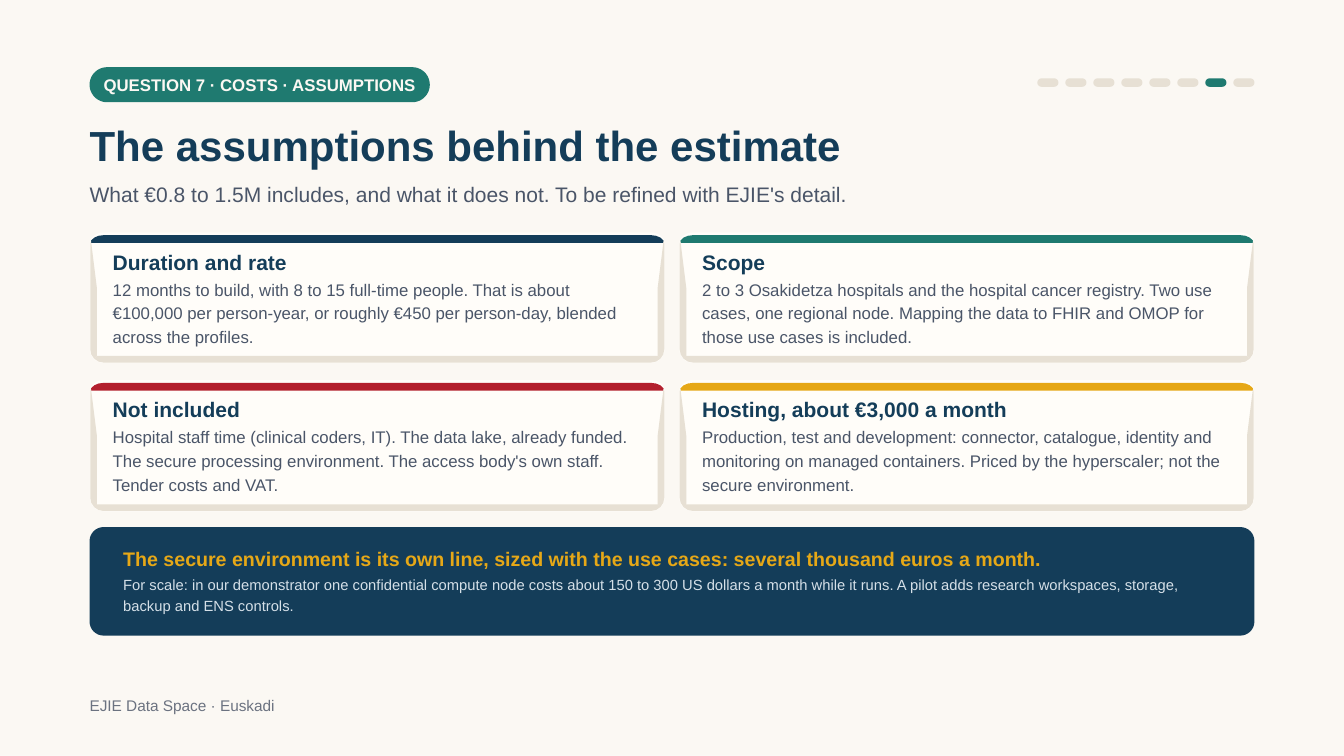
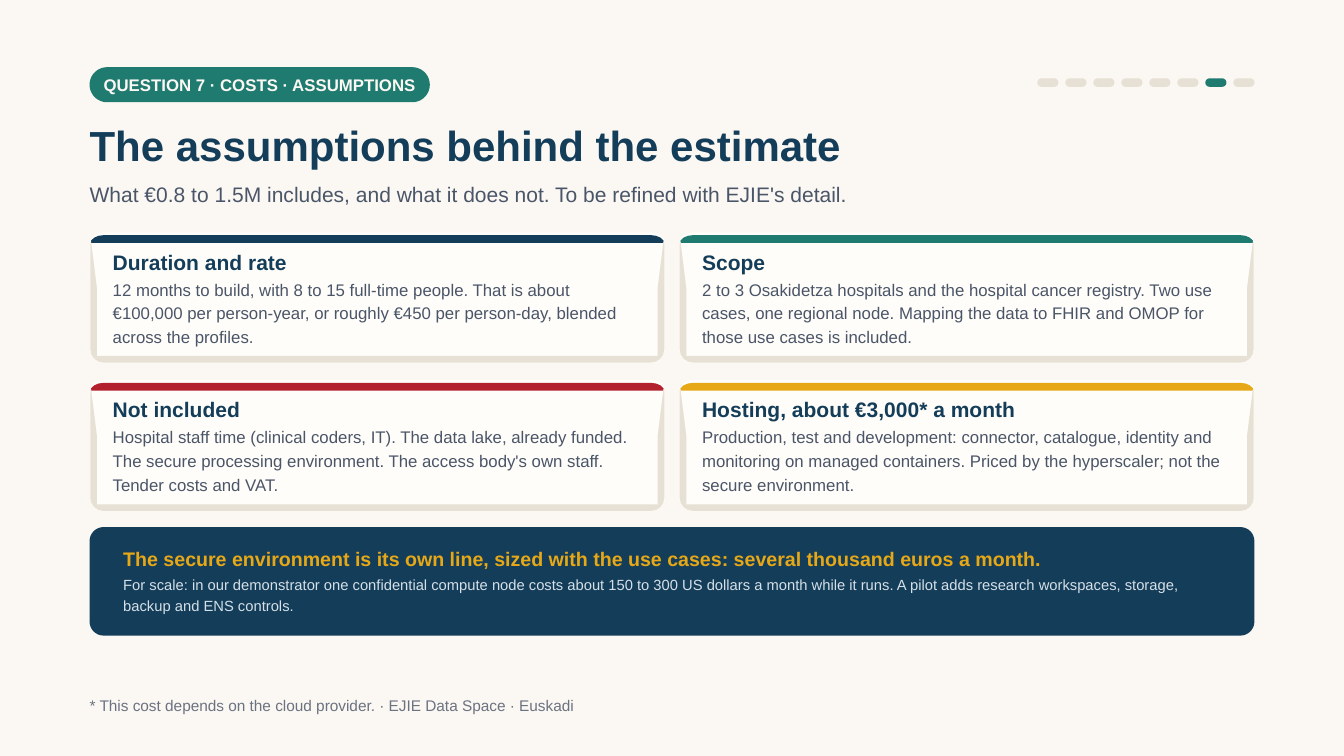
Before and after one commit to ma3u/MinimumViableHealthDataspacev2, a slide deck: slide 17 of docs/demos/euskadi-ejie-2026.pptx. Drawn at 1344x756 pixels with LibreOffice and Linux fonts; fonts in the diff are those of the drawing. Boxes give left, top, right and bottom in pixels: in the first picture for what was removed or moved away, otherwise in the second. Text is boxed around its words. In the diff, an @@ line names an element or a change of style, - is before the commit and + after.

```diff
--- a/docs/demos/euskadi-ejie-2026.pptx
+++ b/docs/demos/euskadi-ejie-2026.pptx
@@ text at (x1=702, y1=401, x2=1015, y2=422): text changed @@
-Hosting, about €3,000 a month
+Hosting, about €3,000* a month
@@ text at (x1=100, y1=700, x2=574, y2=714): text changed @@
-EJIE Data Space · Euskadi
+* This cost depends on the cloud provider. · EJIE Data Space · Euskadi
```
Also in this commit, not shown: 17 other slides changed, 11 other files.
